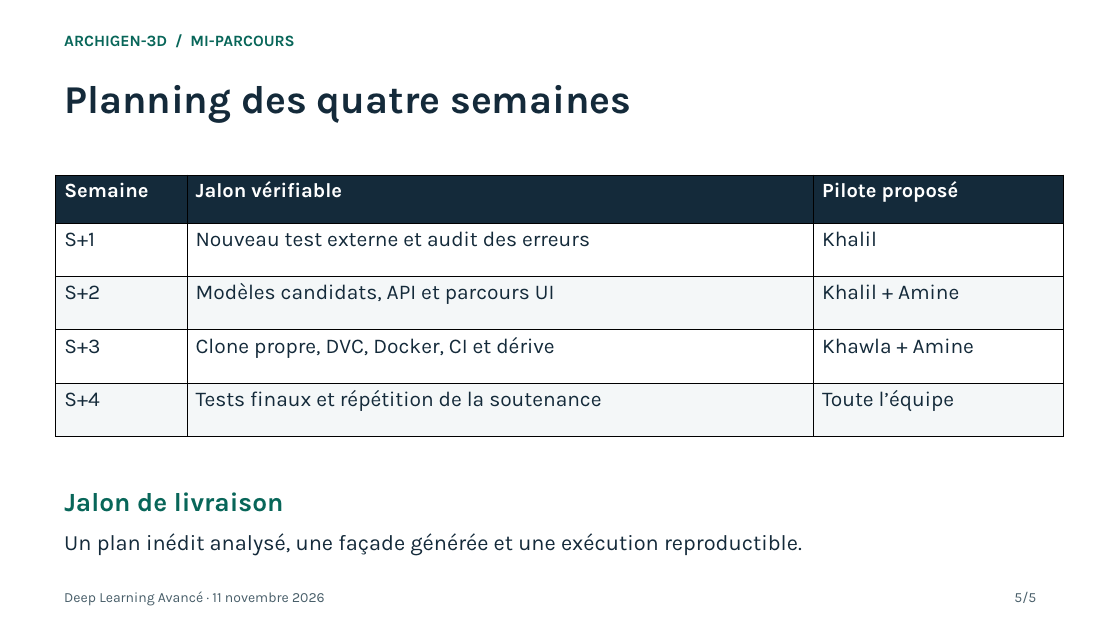
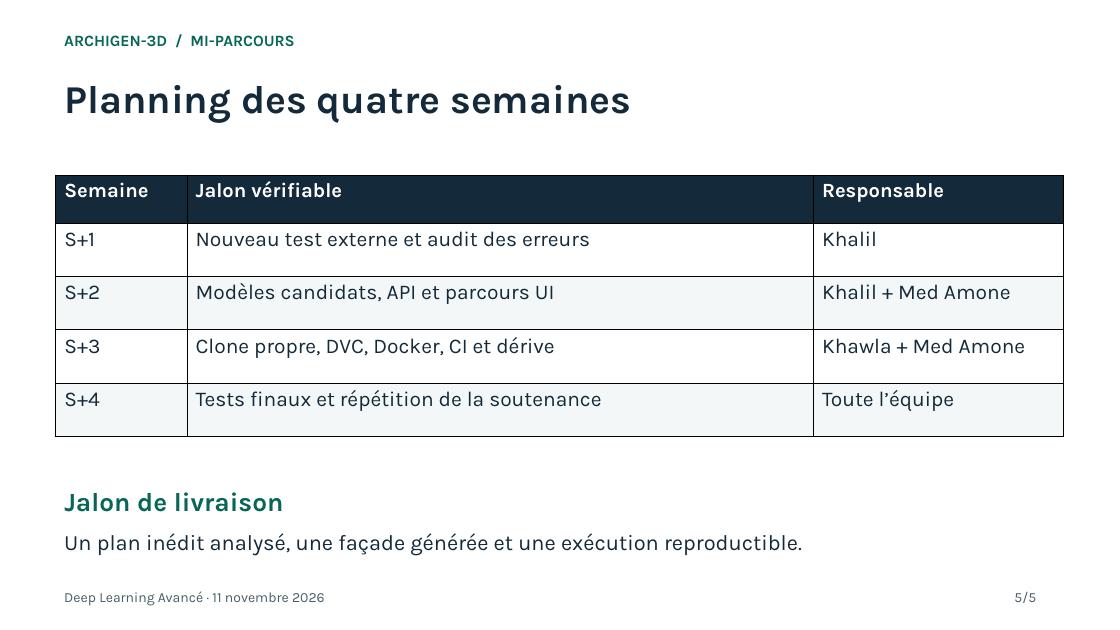
Before and after one commit to ayebkalil/archigen-3d, a slide deck: slide 5 of output/presentation/Pitch_MiParcours_TrackX_ArchiGen3D.pptx. Drawn at 1120x630 pixels with LibreOffice and Linux fonts; fonts in the diff are those of the drawing. Boxes give left, top, right and bottom in pixels: in the first picture for what was removed or moved away, otherwise in the second. Text is boxed around its words. In the diff, an @@ line names an element or a change of style, - is before the commit and + after.

```diff
--- a/output/presentation/Pitch_MiParcours_TrackX_ArchiGen3D.pptx
+++ b/output/presentation/Pitch_MiParcours_TrackX_ArchiGen3D.pptx
@@ table at [56, 175, 1065, 439] @@
-row 1, column 3: Pilote proposé
+row 1, column 3: Responsable
-row 3, column 3: Khalil + Amine
+row 3, column 3: Khalil + Med Amone
-row 4, column 3: Khawla + Amine
+row 4, column 3: Khawla + Med Amone
```
Also in this commit, not shown: 1 other slide changed, 6 other files.
